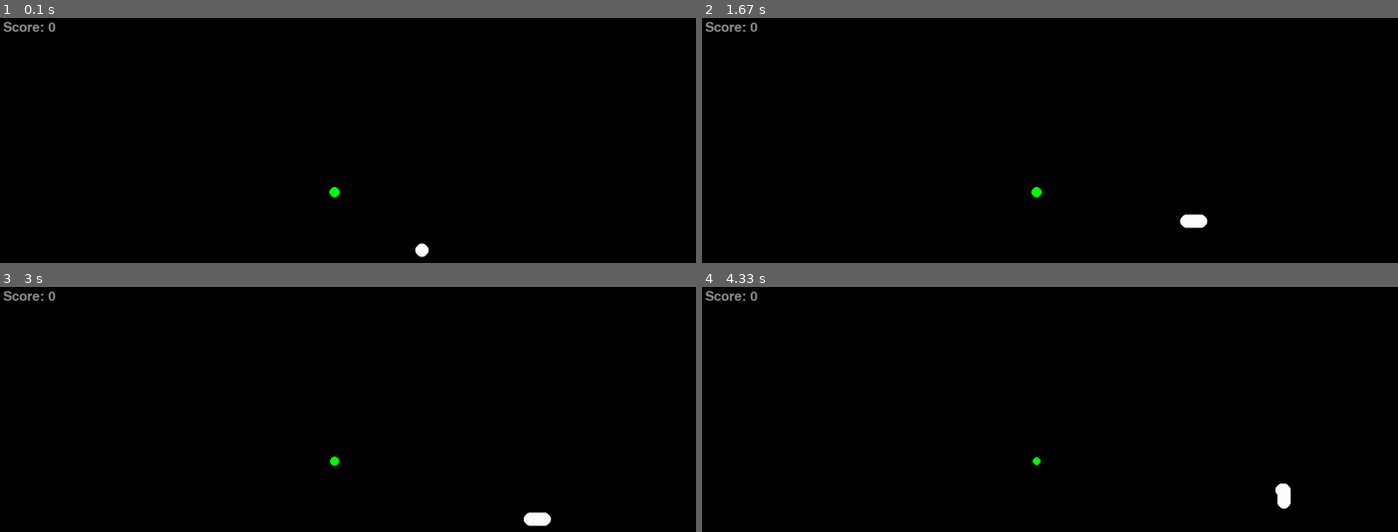
Above: before the commit, frames 1-4 (two rows, left to right).
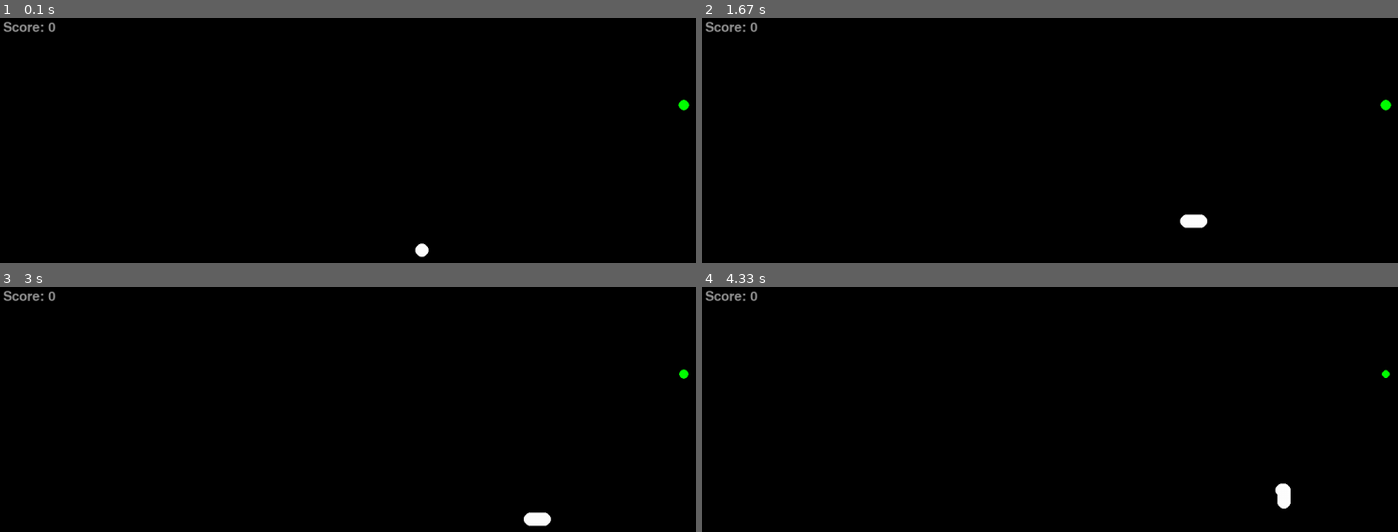
Above: after the commit, the same moments.

Repository: fredrik-andreassen/pygame-snake
Game: pygame game, started from main.py
Two runs of this game, one before a commit and one after it. Both use one fixed random seed, a clock stepped at 60 frames per second and the inputs below.
Inputs:
- Up to frame 1 (0.1 s): no input
- Up to frame 2 (1.67 s): hold Right 0.33-0.8 s; hold Up 0.83-1.13 s; hold Right 1.17-1.63 s
- Up to frame 3 (3 s): hold Down 2.23-2.53 s; hold Left 2.57-2.97 s
- Up to frame 4 (4.33 s): hold Up 3-3.37 s; hold Right 3.4-4.03 s; hold Down from 4.07 s (still down)

The runs differ from the first frame. In frame 1, 0.1% of the frame differs, in the area x 47-100%, y 33-74%; in frame 2, 0.1%; in frame 3, less than 0.1%; in frame 4, less than 0.1%.

Commit message:
Optimalisert plassering av mat

Diff:
--- a/Food.py
+++ b/Food.py
@@ -10,13 +10,12 @@
         self.radius = target_snake.radius - 2
         self.color = color
 
-        available_positions = []
-        for x in range(0, surface.get_width(), target_snake.step):
-            for y in range(0, surface.get_height(), target_snake.step):
-                if not (x, y) in target_snake.get_current_placement():
-                    available_positions.append((x, y))
+        self.pos_x = random.randrange(0, self.surface.get_width(), self.target_snake.step)
+        self.pos_y = random.randrange(0, self.surface.get_height(), self.target_snake.step)
 
-        self.pos_x, self.pos_y = random.choice(available_positions)
+        while (self.pos_x, self.pos_y) in self.target_snake.get_current_placement():
+            self.pos_x = random.randrange(0, self.surface.get_width(), self.target_snake.step)
+            self.pos_y = random.randrange(0, self.surface.get_height(), self.target_snake.step)
 
         self.points = 1
 
